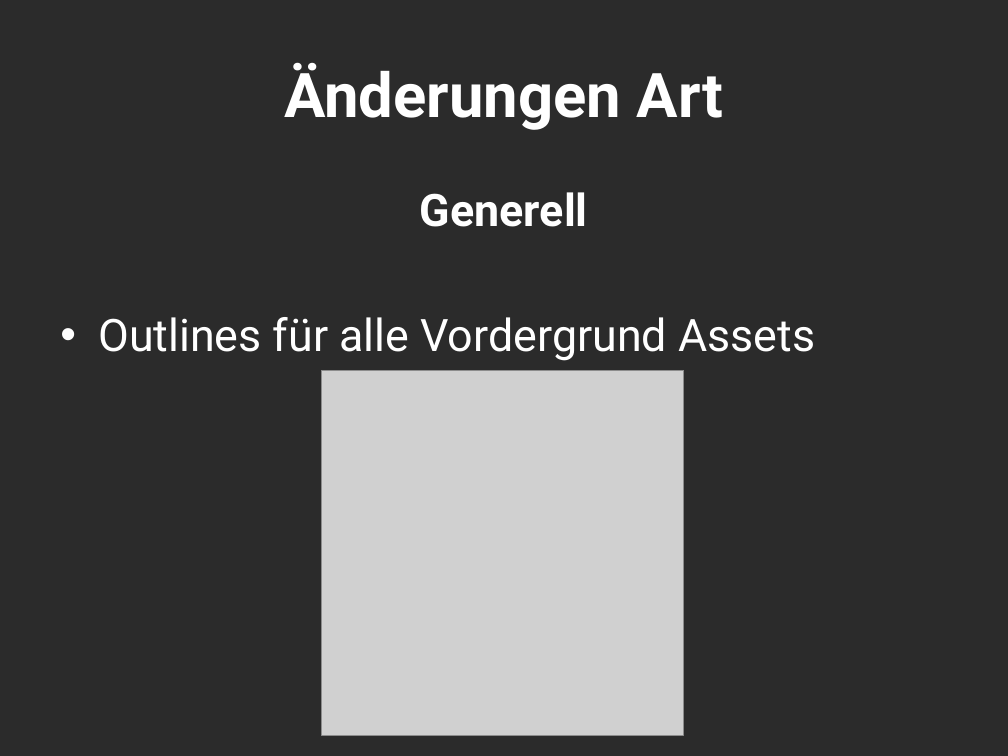
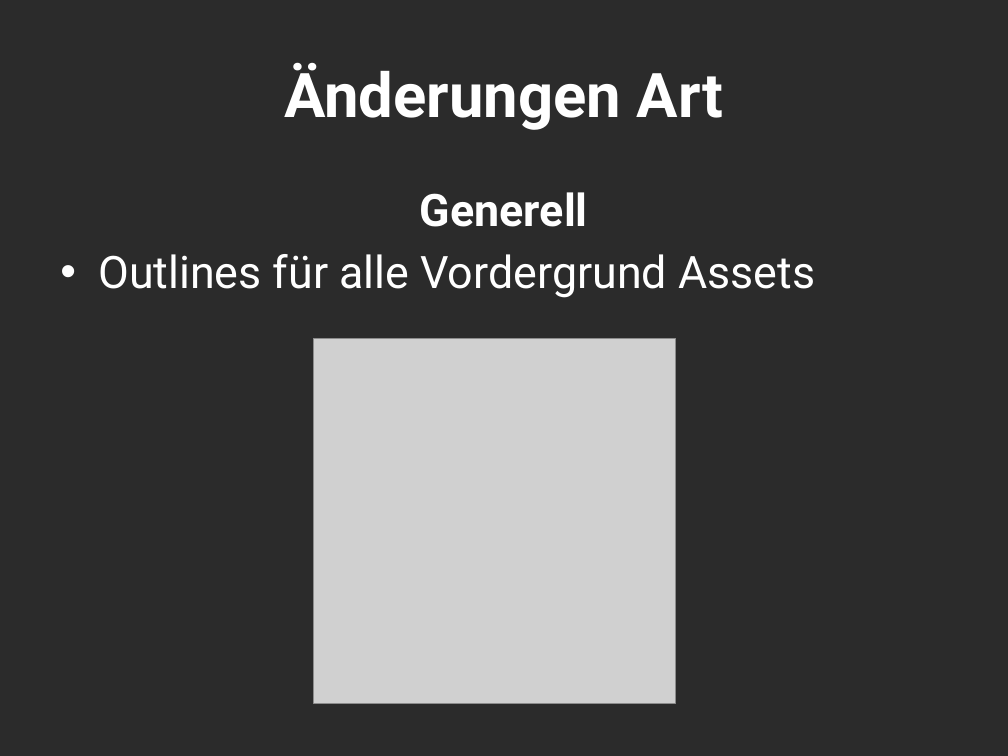
Before and after one commit to Assertores/HammerMan, a slide deck: slide 5 of Documentation/PowerPoint/HammerjaegerGate02.pptx. Drawn at 1008x756 pixels with LibreOffice and Linux fonts; fonts in the diff are those of the drawing; grey boxes stand for pictures; background and template pictures are left out; a plain dark background stands for a picture behind light text. Boxes give left, top, right and bottom in pixels: in the first picture for what was removed or moved away, otherwise in the second. Text is boxed around its words. In the diff, an @@ line names an element or a change of style, - is before the commit and + after.

```diff
--- a/Documentation/PowerPoint/HammerjaegerGate02.pptx
+++ b/Documentation/PowerPoint/HammerjaegerGate02.pptx
@@ text "Generell" rewrapped from [98,192,815,361] to [98,192,815,298] @@
@@ picture: place and size @@
-picture at [322,370,683,735]
+picture at [313,339,675,704]
```
Also in this commit, not shown: 7 other slides changed, 3 slides added, 13 other files.
